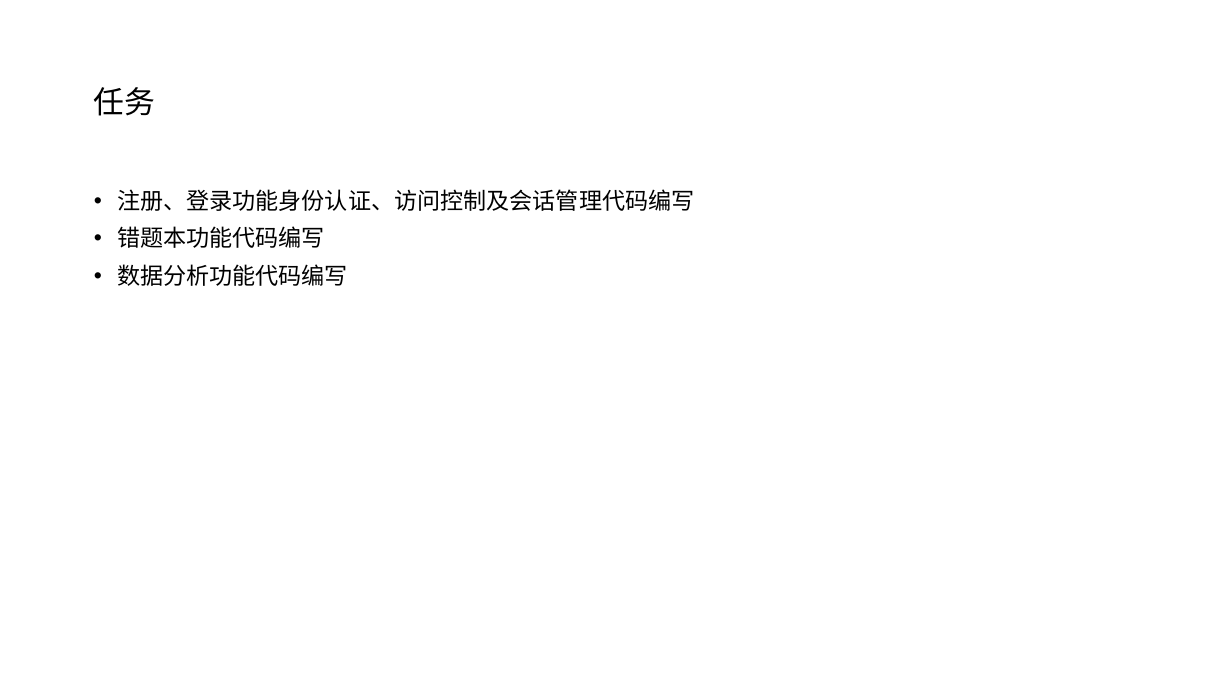
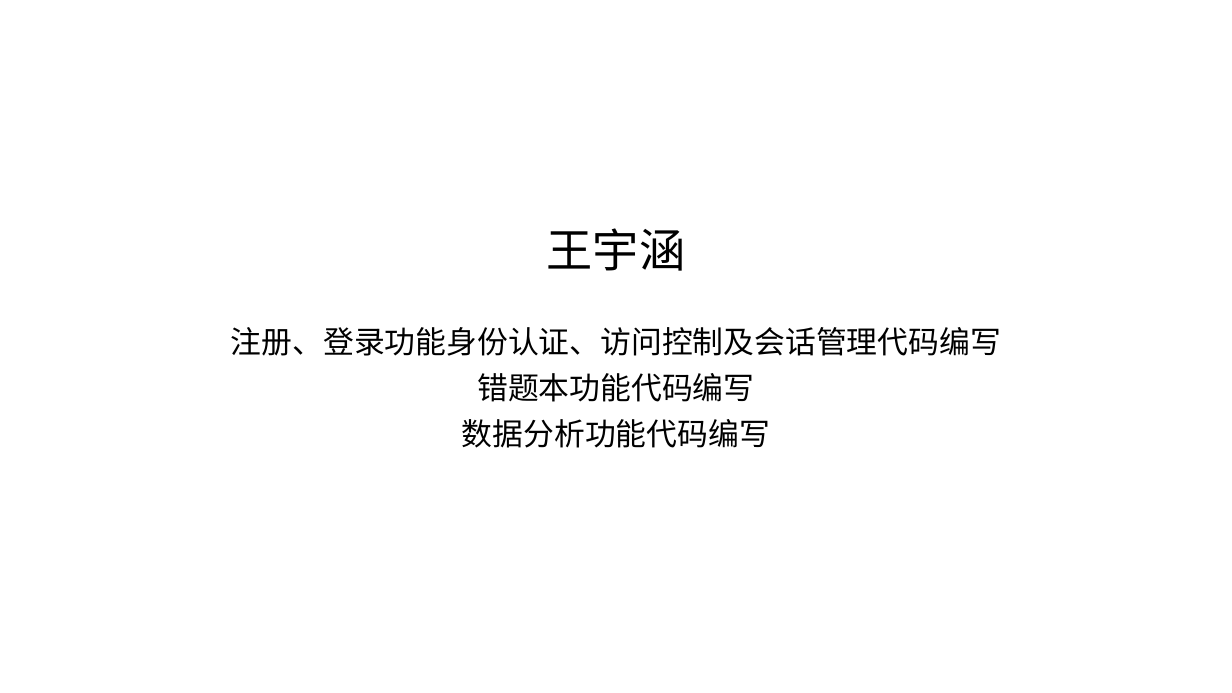
Before and after one commit to C32-SoundTech/SoundTech, a slide deck: slide 1 of docs/GloriousEpiphany/1009个人汇报.pptx (slide 2 before the commit). Drawn at 1232x693 pixels with LibreOffice and Linux fonts; fonts in the diff are those of the drawing. Boxes give left, top, right and bottom in pixels: in the first picture for what was removed or moved away, otherwise in the second. Text is boxed around its words. In the diff, an @@ line names an element or a change of style, - is before the commit and + after.

```diff
--- a/docs/GloriousEpiphany/1009个人汇报.pptx
+++ b/docs/GloriousEpiphany/1009个人汇报.pptx
@@ title removed at <box>94,87,156,116</box> @@
-任务
@@ title added at <box>547,228,686,271</box>, 36 pt, text #000000 @@
+王宇涵
@@ subtitle "注册、登录功能身份认证、访问控制及会话管理代码编写": place and size @@
-subtitle "注册、登录功能身份认证、访问控制及会话管理代码编写" at <box>117,189,694,286</box>
+subtitle "注册、登录功能身份认证、访问控制及会话管理代码编写" at <box>231,327,1001,448</box>
@@ subtitle "注册、登录功能身份认证、访问控制及会话管理代码编写" at <box>231,327,1001,448</box>: size 18 to 24 pt; alignment left to centre; bullet • to none @@
```
Also in this commit, not shown: 1 slide removed.
